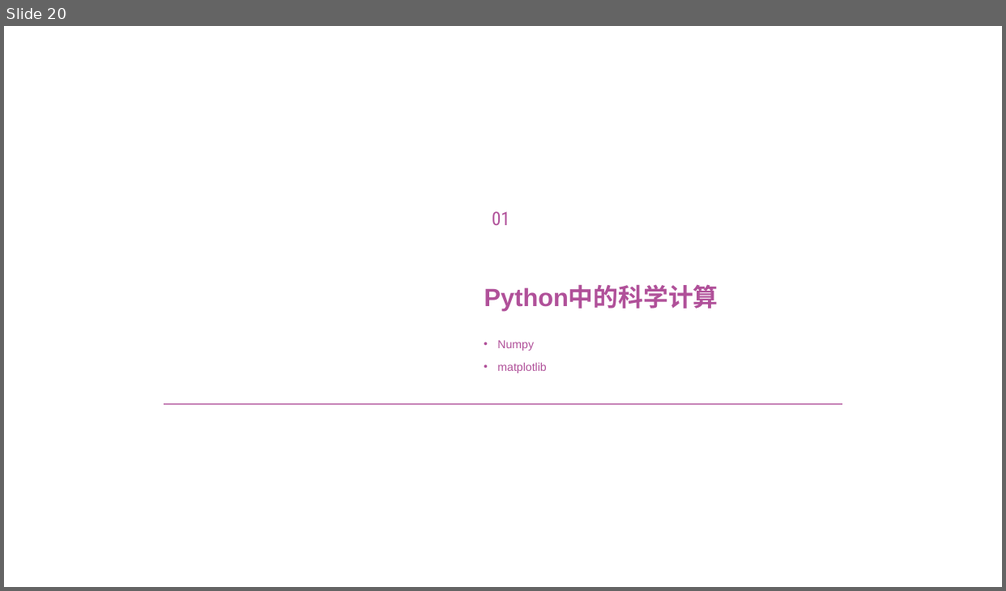
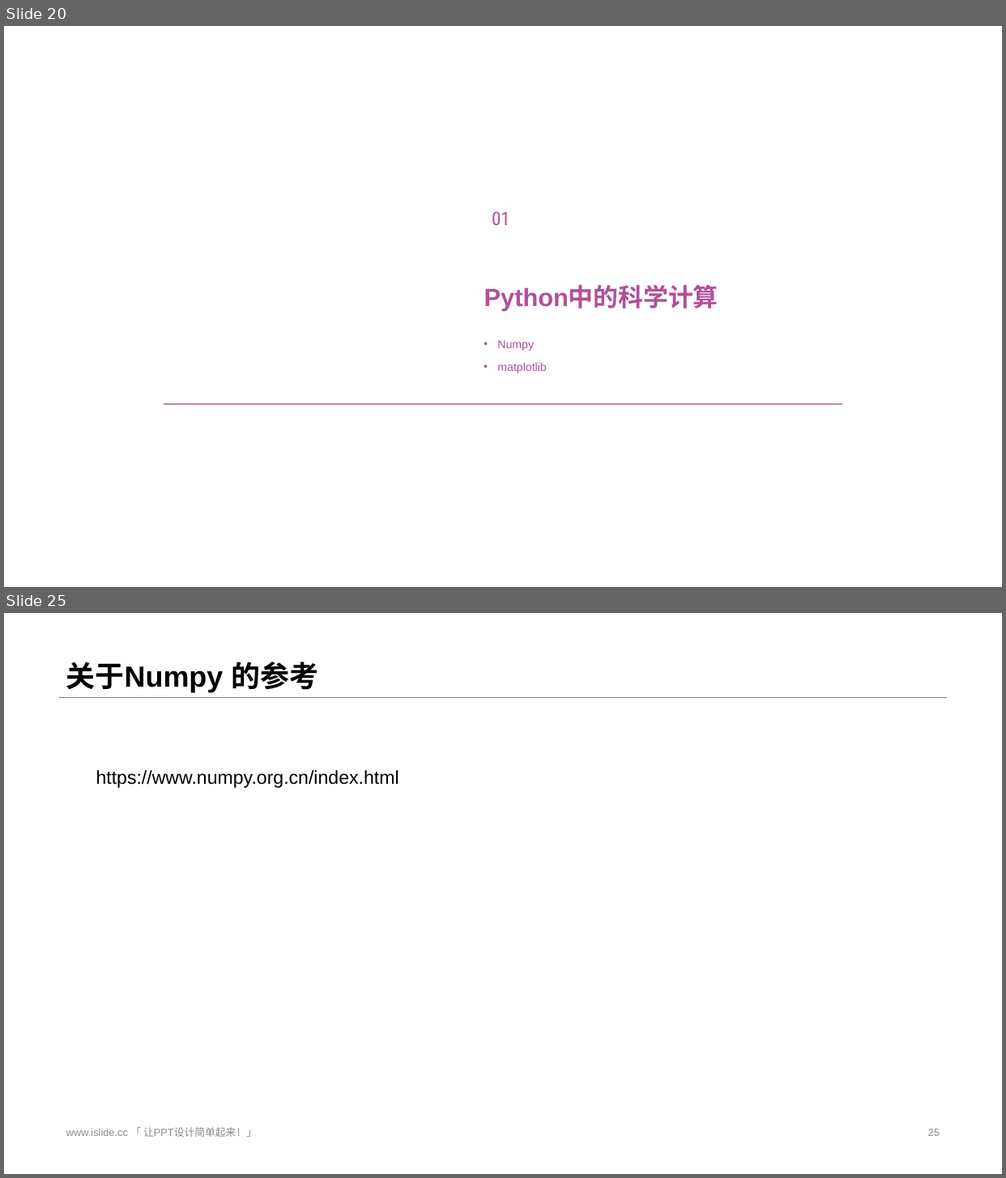
Before and after one commit to streamer-AP/HRT19D-detection, a slide deck: PPT/感知组寒假培训-day1.pptx. Shown one above the other, each under a label of ours: slide 20 before the commit, slides 20 and 25 after it; the slides between them are not shown. The pictures are 1006x591 and 1006x1178 pixels, drawn with LibreOffice and Linux fonts; fonts in the diff are those of the drawing; background and template pictures are left out. Boxes give left, top, right and bottom in pixels: in the first picture for what was removed or moved away, otherwise in the second. Text is boxed around its words. In the diff, an @@ line names an element or a change of style, - is before the commit and + after.

```diff
--- a/PPT/感知组寒假培训-day1.pptx
+++ b/PPT/感知组寒假培训-day1.pptx
@@ slide 25 added at [4, 613, 1002, 1174], background #FFFFFF @@
@@ title added at [66, 662, 318, 693], 28 pt, text #000000, bold @@
+关于Numpy 的参考
@@ line added from (58, 697) to (948, 697), #808080 0.25 pt @@
@@ text added at [96, 770, 399, 788], 18 pt, text #000000 @@
+https://www.numpy.org.cn/index.html
@@ text added at [66, 1127, 257, 1137], 10 pt, text #8C8C8C @@
+www.islide.cc 「 让PPT设计简单起来！」
@@ page number added at [928, 1129, 940, 1136], 10 pt, text #8C8C8C @@
+25
```
Also in this commit, not shown: 3 slides changed, 5 other slides added, 19 other files.
